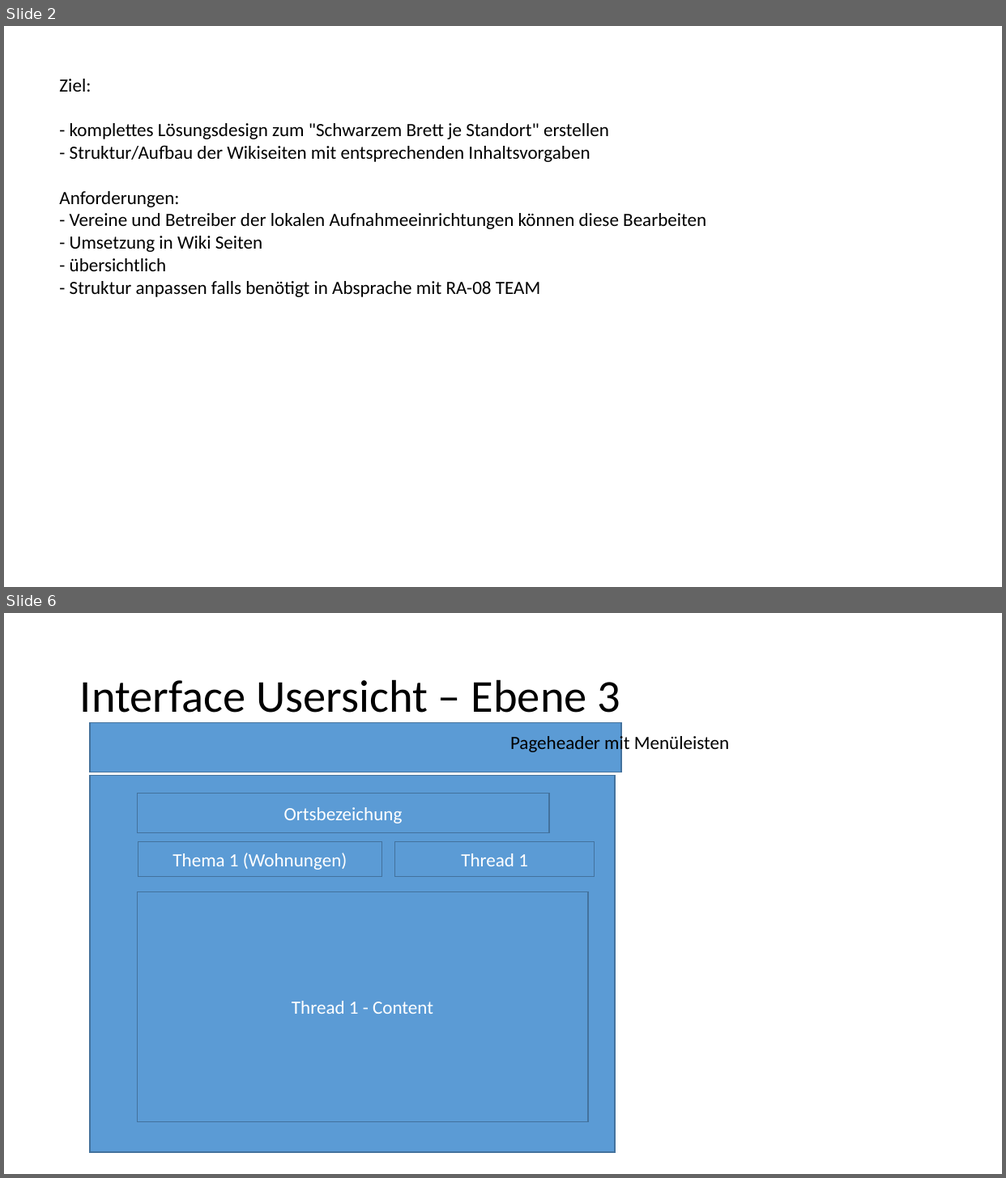
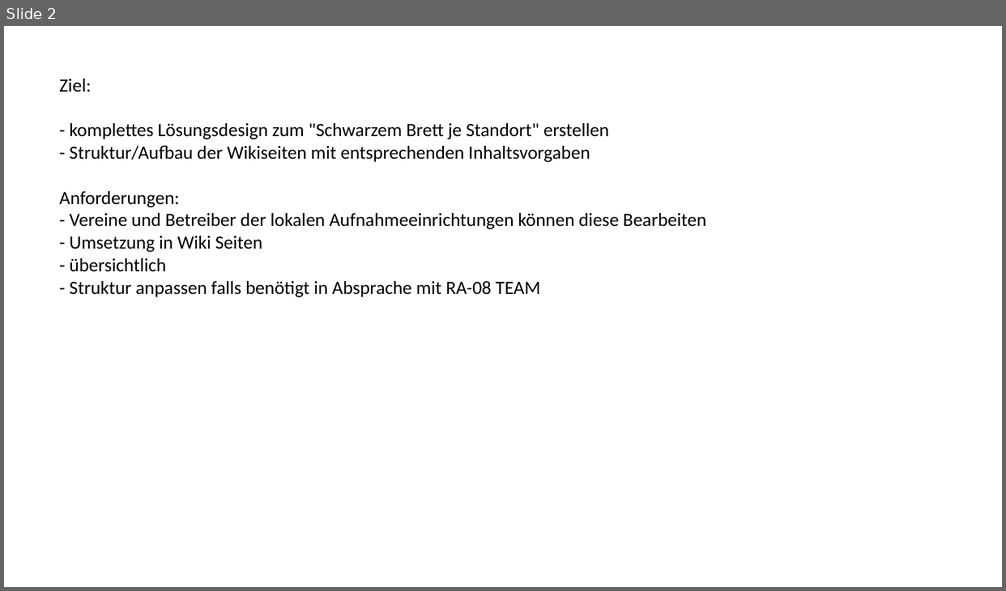
Before and after one commit to RefugeesWelcomeApp/ApplicationDevelopment, a slide deck: Solution_Design/Story Board/Storys/RA-35-Schwarzes Brett/RA-35-Schwarzes Brett.pptx. Shown one above the other, each under a label of ours: slides 2 and 6 before the commit, slide 2 after it; the slides between them are not shown. The pictures are 1006x1178 and 1006x591 pixels, drawn with LibreOffice and Linux fonts; fonts in the diff are those of the drawing. Boxes give left, top, right and bottom in pixels: in the first picture for what was removed or moved away, otherwise in the second. Text is boxed around its words. In the diff, an @@ line names an element or a change of style, - is before the commit and + after.

```diff
--- a/Solution_Design/Story Board/Storys/RA-35-Schwarzes Brett/RA-35-Schwarzes Brett.pptx
+++ b/Solution_Design/Story Board/Storys/RA-35-Schwarzes Brett/RA-35-Schwarzes Brett.pptx
@@ slide 6 removed at [4, 613, 1002, 1174], background #FFFFFF @@
@@ title removed at [80, 679, 621, 713] @@
-Interface Usersicht – Ebene 3
@@ rectangle removed at [90, 723, 621, 772] @@
@@ text removed at [510, 734, 729, 755] @@
-Pageheader mit Menüleisten
@@ rectangle removed at [90, 776, 615, 1152] @@
@@ rectangle removed at [138, 794, 550, 833] @@
-Ortsbezeichung
@@ rectangle removed at [138, 842, 382, 877] @@
-Thema 1 (Wohnungen)
@@ rectangle removed at [394, 842, 594, 877] @@
-Thread 1
@@ rectangle removed at [138, 892, 588, 1122] @@
-Thread 1 - Content
```
Also in this commit, not shown: 4 slides added, 5 other slides removed.
